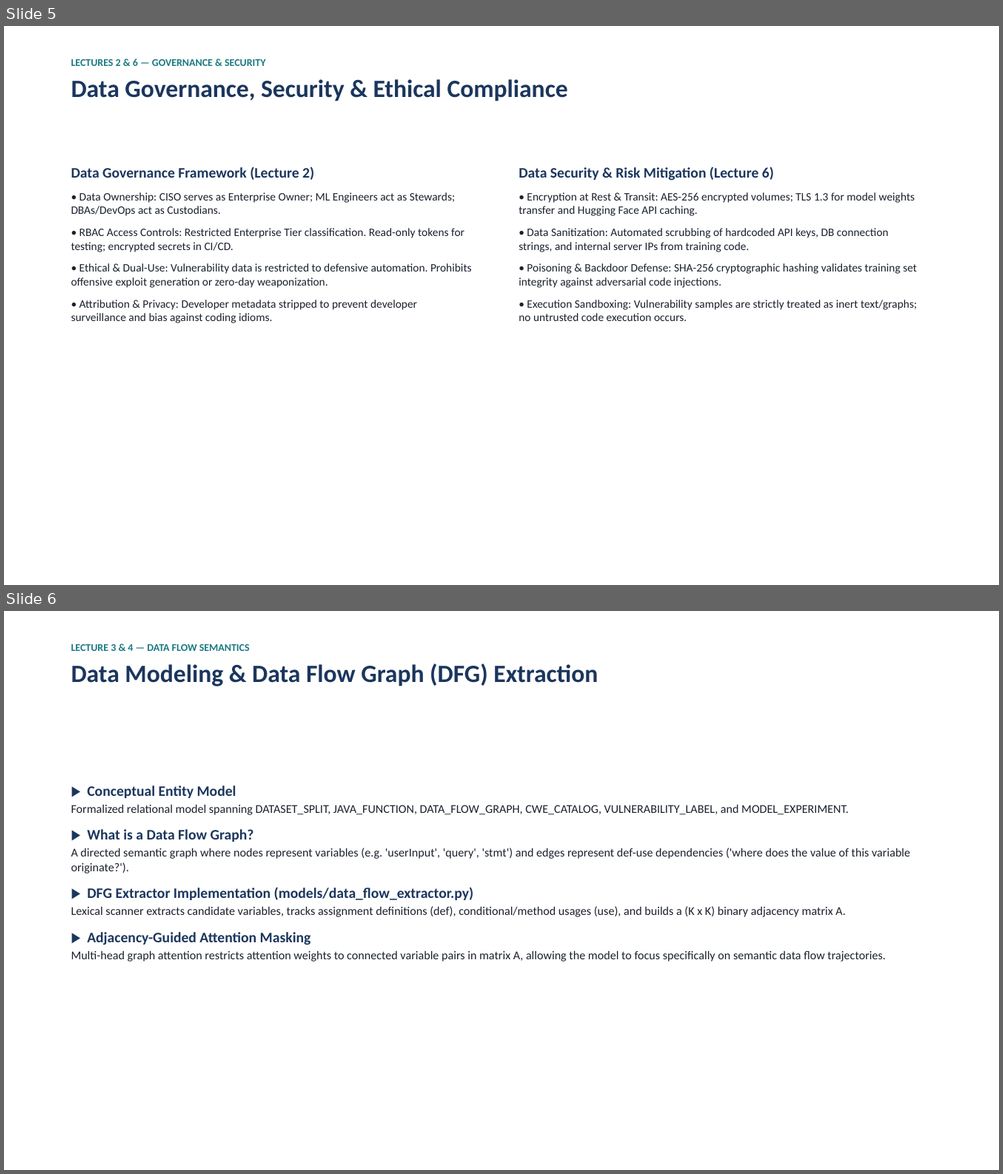
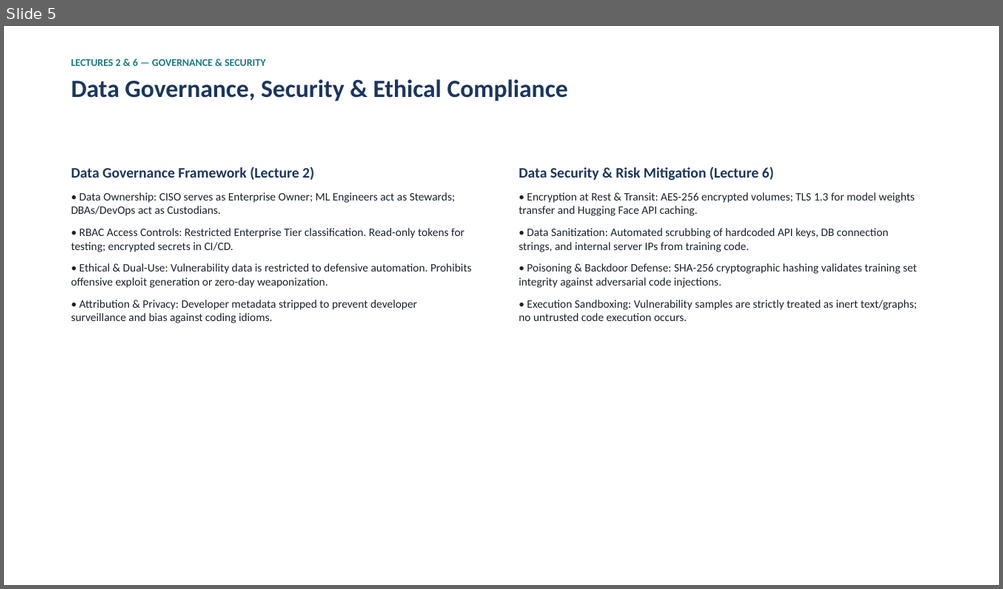
Before and after one commit to Tasik1/kbtu-mood-midterm-team2, a slide deck: docs/Midterm_Presentation_Team2.pptx. Shown one above the other, each under a label of ours: slides 5 and 6 before the commit, slide 5 after it. The pictures are 1003x1174 and 1003x589 pixels, drawn with LibreOffice and Linux fonts; fonts in the diff are those of the drawing. Boxes give left, top, right and bottom in pixels: in the first picture for what was removed or moved away, otherwise in the second. Text is boxed around its words. In the diff, an @@ line names an element or a change of style, - is before the commit and + after.

```diff
--- a/docs/Midterm_Presentation_Team2.pptx
+++ b/docs/Midterm_Presentation_Team2.pptx
@@ slide 6 removed at [4, 611, 999, 1170], background #FFFFFF @@
@@ text removed at [71, 644, 597, 686] @@
-LECTURE 3 & 4 — DATA FLOW SEMANTICS
-Data Modeling & Data Flow Graph (DFG) Extraction
@@ text removed at [71, 786, 910, 962] @@
-▶ Conceptual Entity Model
-Formalized relational model spanning DATASET_SPLIT, JAVA_FUNCTION, DATA_FLOW_GRAPH, CWE_CATALOG, VULNERABILITY_LABEL, and MODEL_EXPERIMENT.
-▶ What is a Data Flow Graph?
-A directed semantic graph where nodes represent variables (e.g. 'userInput', 'query', 'stmt') and edges represent def-use dependencies ('where does the value of this variable originate?').
-▶ DFG Extractor Implementation (models/data_flow_extractor.py)
-Lexical scanner extracts candidate variables, tracks assignment definitions (def), conditional/method usages (use), and builds a (K x K) binary adjacency matrix A.
-▶ Adjacency-Guided Attention Masking
-Multi-head graph attention restricts attention weights to connected variable pairs in matrix A, allowing the model to focus specifically on semantic data flow trajectories.
```
Also in this commit, not shown: 3 slides changed, 1 slide added, 18 other files.
